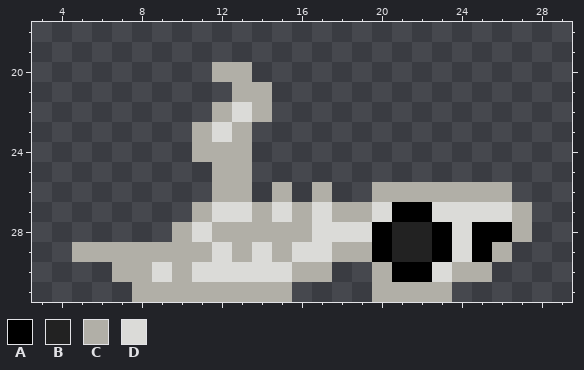
Pixel-art sprite, stored at Assets/Sprites/EnvironmentProps/CanarySkeleton.png. This is how it looked before the edit.
The file is 32x32 pixels. Shown: x 3..29, y 18..31.
Palette (. is transparent): A #000000  B #222222  C #b1afa7  D #dbdbd8
Pixels before, first column x 5:
20 .......CC..............
21 ........CC.............
22 .......CDC.............
23 ......CDC..............
24 ......CCC..............
25 .......CC..............
26 .......CC.C.C..CCCCCCC.
27 ......CDDCDCDCCDAADDDDC
28 .....CDCCCCCDDDABBADAAC
29 CCCCCCCDCDCDDCCABBADAC.
30 ..CCDCDDDDDCC..CAADCC..
31 ...CCCCCCCC....CCCC....
After:
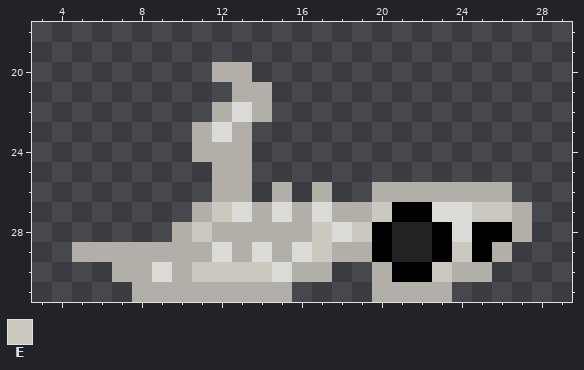
Colours new in this view: E #cbc8c0
What changed:
y 27: x 12 D -> E; x 20 D -> E; x 25..26 DD -> EE
y 28: x 11 D -> E; x 17 D -> E; x 19 D -> E
y 29: x 17 D -> E; x 24 D -> E
y 30: x 11..14 DDDD -> EEEE; x 23 D -> E
Changed places in both pictures, as pixel boxes (x1, y1, x2, y2):
changed: (192, 202, 512, 282)
